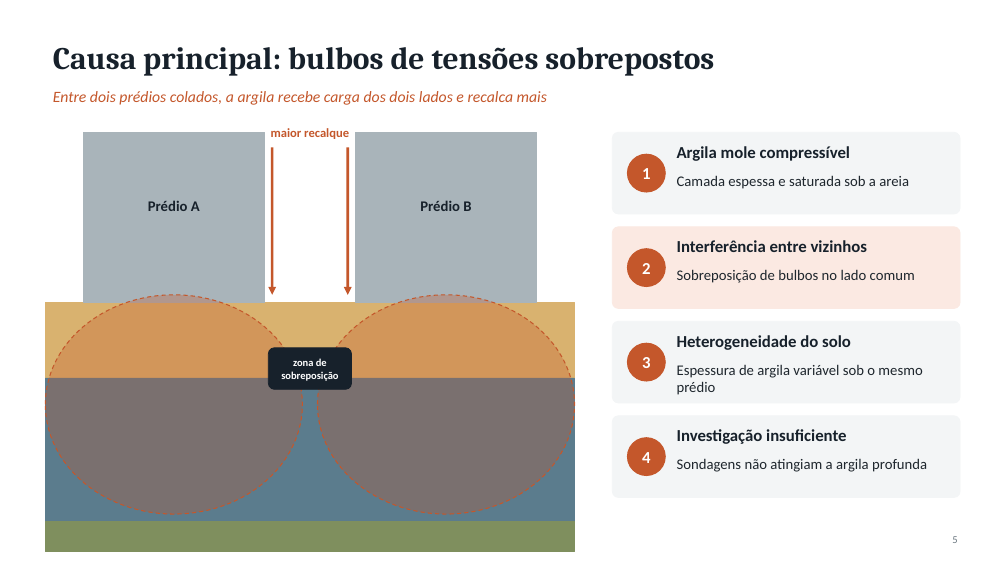
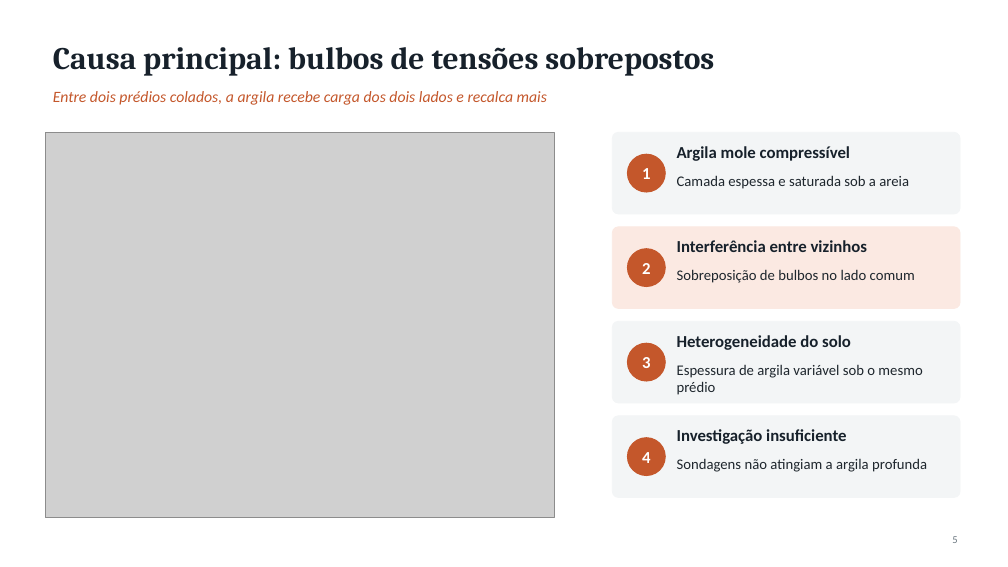
Before and after one commit to augustolemes771-cyber/augusto, a slide deck: slide 5 of fundacoes/Fundacoes_Santos.pptx. Drawn at 1008x567 pixels with LibreOffice and Linux fonts; fonts in the diff are those of the drawing; grey boxes stand for pictures. Boxes give left, top, right and bottom in pixels: in the first picture for what was removed or moved away, otherwise in the second. Text is boxed around its words. In the diff, an @@ line names an element or a change of style, - is before the commit and + after.

```diff
--- a/fundacoes/Fundacoes_Santos.pptx
+++ b/fundacoes/Fundacoes_Santos.pptx
@@ picture added at [45,132,554,518] @@
@@ rectangle removed at [83,132,265,302] @@
@@ text removed at [271,128,349,139] @@
-maior recalque
@@ arrow removed from (272, 147) to (272, 295) @@
@@ arrow removed from (348, 147) to (348, 295) @@
@@ rectangle removed at [355,132,537,302] @@
@@ text removed at [148,200,200,211] @@
-Prédio A
@@ text removed at [420,200,471,211] @@
-Prédio B
@@ ellipse removed at [45,295,302,514] @@
@@ ellipse removed at [318,295,575,514] @@
@@ rectangle removed at [45,302,575,378] @@
@@ rounded rectangle removed at [268,348,352,389] @@
@@ text removed at [281,358,338,381] @@
-zona de
-sobreposição
@@ rectangle removed at [45,378,575,522] @@
@@ rectangle removed at [45,522,575,552] @@
```
Also in this commit, not shown: 6 other slides changed, 13 other files.
